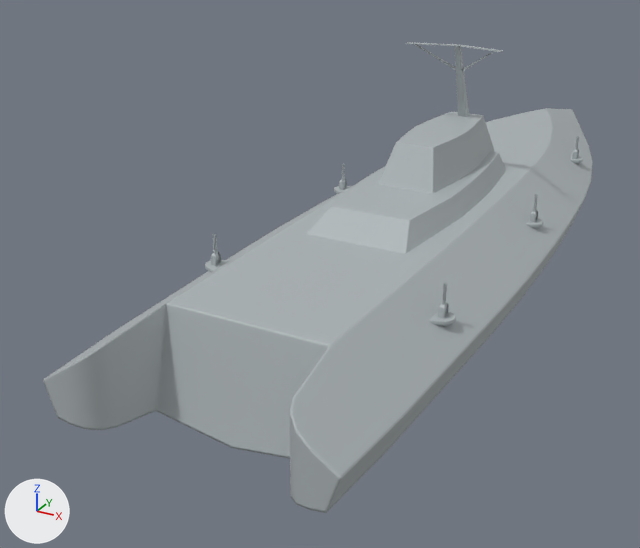
Renders of the Blender file Game/Models/HeroShip.blend from each side of a commit.
Camera for both pictures: a camera (50 mm lens) standing at (33.1, -82.6, 36.6) and looking at (-11.3, -2.0, -3.7). Lighting does not change. The marker at lower left points along +X, +Y and +Z.

Objects in the first picture: 'HullMain', 'Superstructure', 'Tower'.
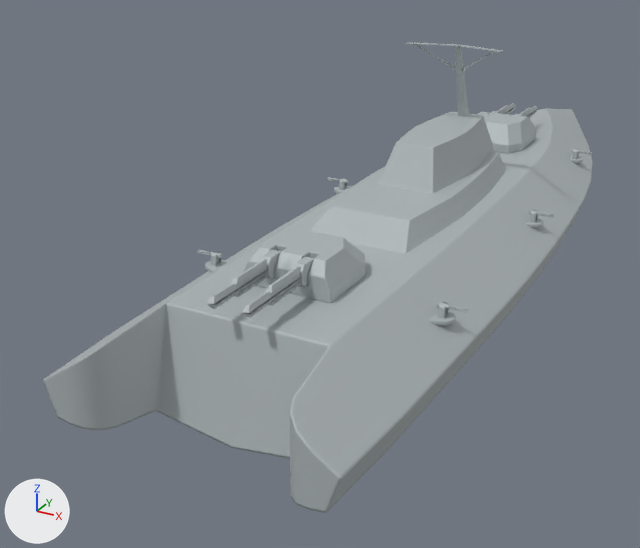
ob_firingmechanism is not drawn itself; it is the parent of ob_empty_001, ob_barrel.

What differs and where, as boxes (x1, y1, x2, y2) in the pictures (640 x 548 px):
'RaingunTurret.001', added: after (207, 229, 365, 318)
'RaingunTurret', added: after (477, 103, 538, 154)
'Minigun.005', turned: before (438, 283, 449, 318); after (436, 302, 468, 318)
'Minigun', turned: before (211, 234, 221, 266); after (197, 249, 222, 266)
'Minigun.003', turned: before (530, 194, 538, 222); after (529, 210, 554, 222)
'Minigun.001', turned: before (339, 164, 347, 189); after (327, 177, 348, 189)
'Minigun.004', turned: before (572, 136, 579, 159); after (571, 149, 592, 159)

Patch to the scene script:
```diff
--- a/Game/Models/HeroShip.blend.py
+++ b/Game/Models/HeroShip.blend.py
@@ me_barrel @@
+me_barrel.from_pydata([(1.3, 0.3, 0.1), (1.3, 0.1, 0.5), (9.0, 0.3, 0.1), (8.6, 0.1, 0.5), (1.3, -0.3, 0.1), (1.3, -0.1, 0.5), (9.0, -0.3, 0.1), (8.6, -0.1, 0.5)], [], [(0, 1, 3, 2), (2, 3, 7, 6), (6, 7, 5, 4), (4, 5, 1, 0), (2, 6, 4, 0), (7, 3, 1, 5)])
+me_barrel.materials.append(mat_railgunturret)  # grey #aeb5b8
@@ col_railgunturret @@
+col_railgunturret = bpy.data.collections.new('RailgunTurret')
+col_railgunturret.objects.link(ob_phys)
+col_railgunturret.objects.link(ob_mainpart)
+col_railgunturret.objects.link(ob_barrelyawright)
+col_railgunturret.objects.link(ob_pitchright)
+col_railgunturret.objects.link(ob_barrelright)
+col_railgunturret.objects.link(ob_spawnerright)
+col_railgunturret.objects.link(ob_barrelyawleft)
+col_railgunturret.objects.link(ob_pitchleft)
+col_railgunturret.objects.link(ob_barrelleft)
+col_railgunturret.objects.link(ob_spawnerleft)
@@ ob_firingmechanism @@
 ob_firingmechanism.location = (0.0, 0.0, 0.88)
+ob_firingmechanism.rotation_euler = (0.0, 1.571, 0.0)  # degrees (0, 90, 0)
 _m = ob_firingmechanism.modifiers.new('Bevel', 'BEVEL')
@@ ob_raingunturret @@
+ob_raingunturret = bpy.data.objects.new('RaingunTurret', None)
+ob_raingunturret.parent = ob_guns
+ob_raingunturret.location = (0.0, 25.0, 7.0)
+ob_raingunturret.rotation_euler = (0.0, 0.0, 1.571)  # degrees (0, 0, 90)
+ob_raingunturret.instance_type = 'COLLECTION'
+ob_raingunturret.instance_collection = col_railgunturret
@@ ob_mainpart @@
+ob_mainpart = bpy.data.objects.new('MainPart', me_cube_003_1)  # 58 vertices, 53 faces; spans x -6.0..2.0, y -4.0..0.0, z -1.0..2.0; in mat_railgunturret (grey #aeb5b8); modifiers MIRROR, BEVEL
+ob_mainpart.parent = ob_phys
+ob_mainpart.location = (0.0, 0.0, 1.0)
@@ ob_phys @@
+ob_phys = bpy.data.objects.new('Phys', me_cube_006)  # a box spanning x -6.0..2.0, y -4.0..4.0, z -1.0..1.0
+ob_phys.location = (0.0, 0.0, 2.0)
@@ ob_pitchleft @@
+ob_pitchleft = bpy.data.objects.new('PItchLeft', me_pitch)  # 24 vertices, 17 faces; spans x -0.9..6.0, y -0.4..0.4, z 0.0..0.9; in mat_railgunturret (grey #aeb5b8); modifiers MIRROR
+ob_pitchleft.parent = ob_barrelyawleft
+ob_pitchleft.location = (1.0, 1.5, 2.0)
@@ ob_barrelyawleft @@
+ob_barrelyawleft = bpy.data.objects.new('BarrelYawLeft', None)
+ob_barrelyawleft.parent = ob_mainpart
+ob_barrelyawleft.location = (1.0, 1.5, 1.0)
@@ ob_spawnerright @@
+ob_spawnerright = bpy.data.objects.new('SpawnerRight', None)
+ob_spawnerright.parent = ob_barrelright
+ob_spawnerright.location = (9.0, -1.5, 2.0)
+ob_spawnerright.rotation_euler = (0.0, 1.571, 0.0)  # degrees (0, 90, 0)
@@ ob_barrelright @@
+ob_barrelright = bpy.data.objects.new('BarrelRight', me_barrel)  # modifiers MIRROR
+ob_barrelright.parent = ob_pitchright
+ob_barrelright.location = (1.0, -1.5, 2.0)
@@ ob_pitchright @@
+ob_pitchright = bpy.data.objects.new('PItchRight', me_pitch)  # 24 vertices, 17 faces; spans x -0.9..6.0, y -0.4..0.4, z 0.0..0.9; in mat_railgunturret (grey #aeb5b8); modifiers MIRROR
+ob_pitchright.parent = ob_barrelyawright
+ob_pitchright.location = (1.0, -1.5, 2.0)
@@ ob_barrelyawright @@
+ob_barrelyawright = bpy.data.objects.new('BarrelYawRight', None)
+ob_barrelyawright.parent = ob_mainpart
+ob_barrelyawright.location = (1.0, -1.5, 1.0)
@@ ob_barrelleft @@
+ob_barrelleft = bpy.data.objects.new('BarrelLeft', me_barrel)  # modifiers MIRROR
+ob_barrelleft.parent = ob_pitchleft
+ob_barrelleft.location = (1.0, 1.5, 2.0)
@@ ob_spawnerleft @@
+ob_spawnerleft = bpy.data.objects.new('SpawnerLeft', None)
+ob_spawnerleft.parent = ob_barrelleft
+ob_spawnerleft.location = (9.0, 1.5, 2.0)
+ob_spawnerleft.rotation_euler = (0.0, 1.571, 0.0)  # degrees (0, 90, 0)
@@ ob_raingunturret_001 @@
+ob_raingunturret_001 = bpy.data.objects.new('RaingunTurret.001', None)
+ob_raingunturret_001.parent = ob_guns
+ob_raingunturret_001.location = (0.0, -26.0, 7.0)
+ob_raingunturret_001.rotation_euler = (0.0, 0.0, -1.571)  # degrees (0, 0, -90)
+ob_raingunturret_001.instance_type = 'COLLECTION'
+ob_raingunturret_001.instance_collection = col_railgunturret
```
